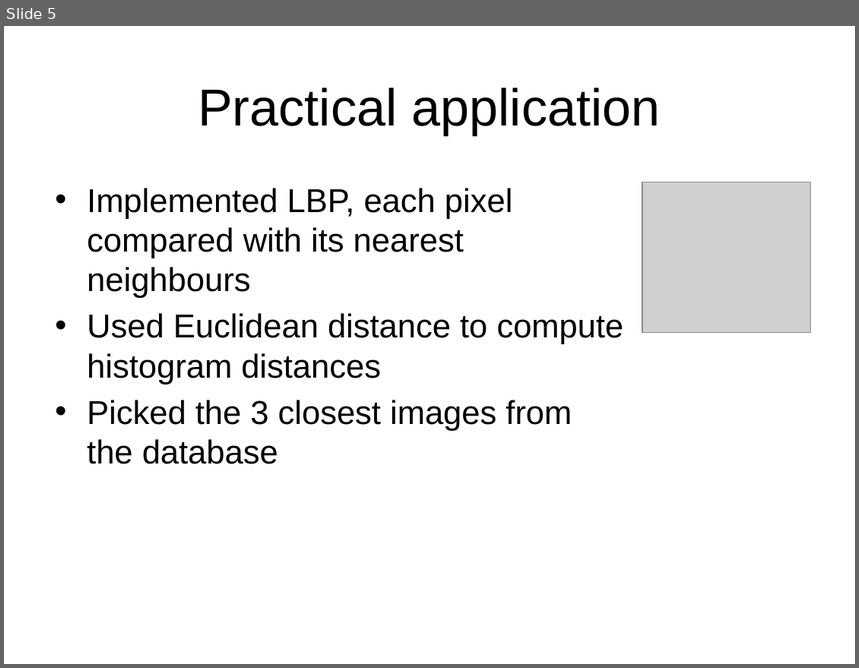
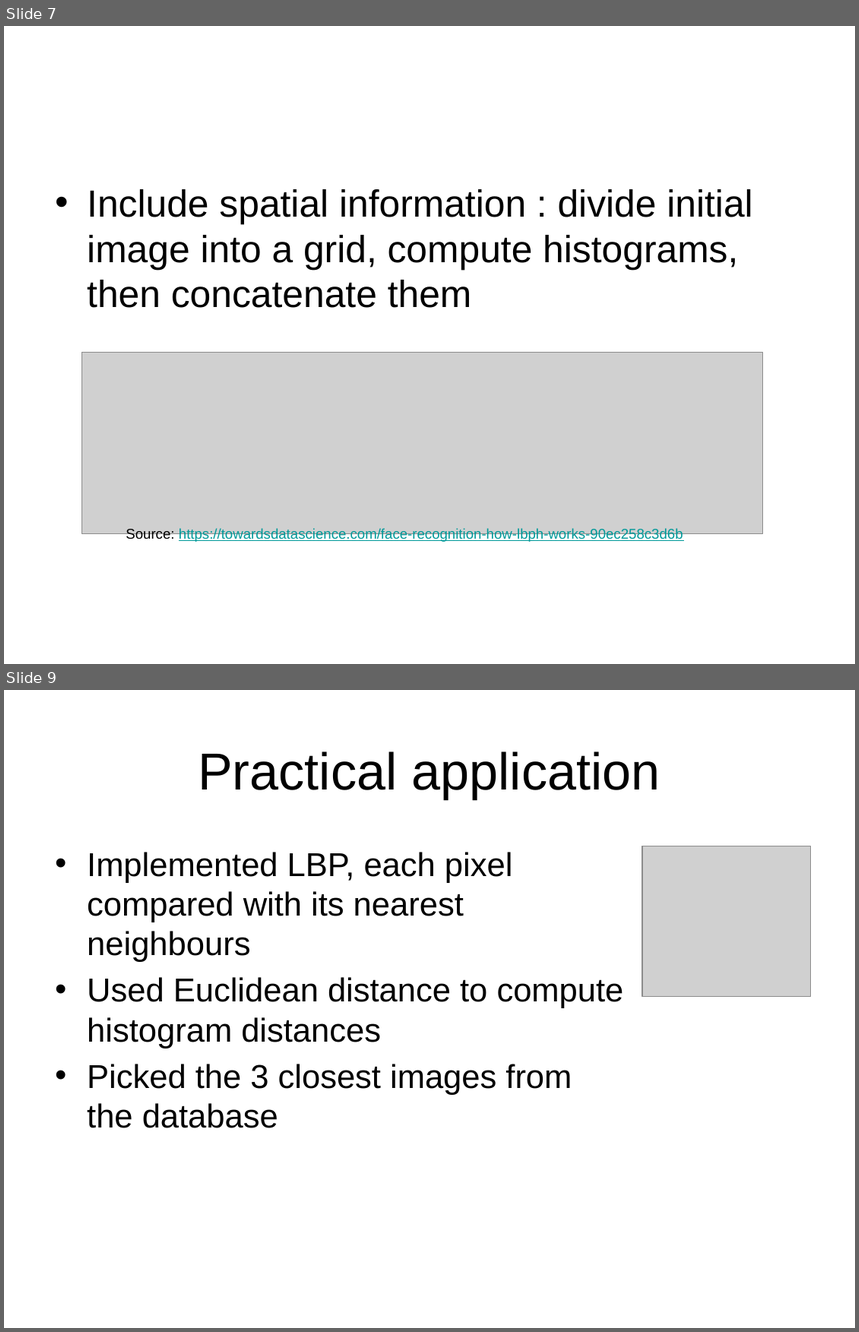
Before and after one commit to StefanSebastian/ImageProcessing, a slide deck: LBPFaceRecognition/Presentation.pptx. Shown one above the other, each under a label of ours: slide 5 before the commit, slides 7 and 9 after it; the slides between them are not shown. The pictures are 859x668 and 859x1332 pixels, drawn with LibreOffice and Linux fonts; fonts in the diff are those of the drawing; grey boxes stand for pictures; background and template pictures are left out. Boxes give left, top, right and bottom in pixels: in the first picture for what was removed or moved away, otherwise in the second. Text is boxed around its words. In the diff, an @@ line names an element or a change of style, - is before the commit and + after.

```diff
--- a/LBPFaceRecognition/Presentation.pptx
+++ b/LBPFaceRecognition/Presentation.pptx
@@ slide 7 added at box(4, 26, 855, 664), background picture (left out) @@
@@ text added at box(87, 189, 753, 308), 32 pt, text #000000 @@
+• Include spatial information : divide initial image into a grid, compute histograms, then concatenate them
@@ picture added at box(82, 352, 763, 534) @@
@@ text added at box(126, 528, 683, 543), 12 pt, text #009999, underline @@
+Source: https://towardsdatascience.com/face-recognition-how-lbph-works-90ec258c3d6b
@@ what was slide 5 is now slide 9 @@
```
Also in this commit, not shown: 1 slide changed, 4 other slides added, 8 other files.
